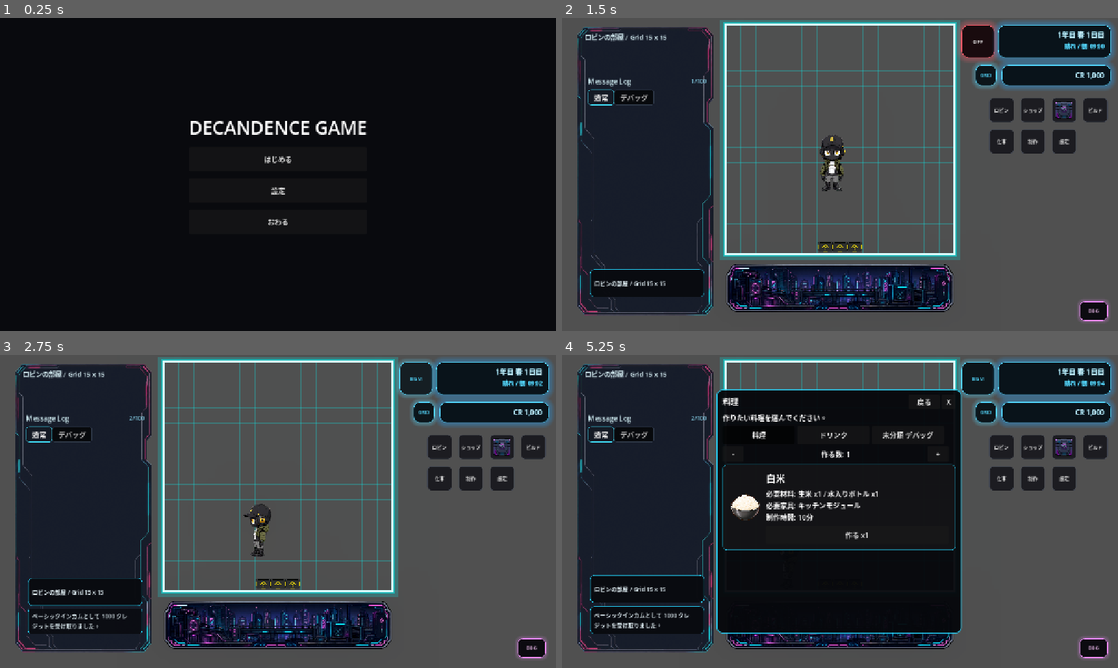
Above: before the commit, frames 1-4 (two rows, left to right).
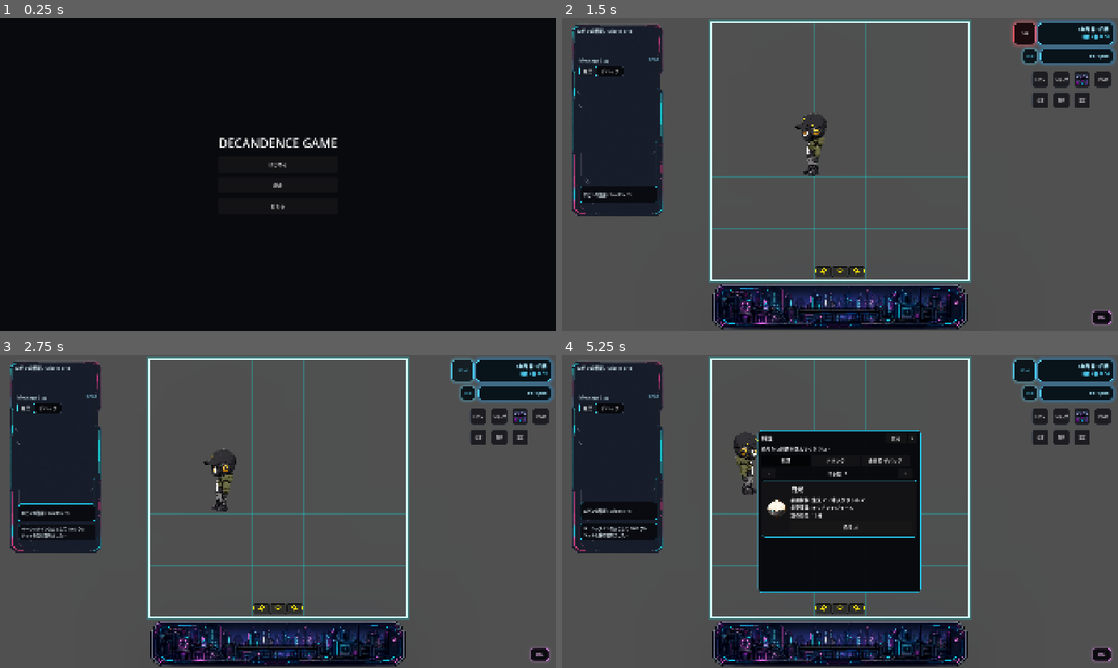
Above: after the commit, the same moments.

Repository: grimoire1089-coder/optimistic
Game: Godot game, scene res://Scenes/Boot/TitleScene.tscn
Two runs of this game, one before a commit and one after it. Both use one fixed random seed, a clock stepped at 60 frames per second and the inputs below. Sound files missing from this copy of the repository are replaced by a short silence.
Inputs:
- Up to frame 1 (0.25 s): no input
- Up to frame 2 (1.5 s): click "はじめる" at 0.5 s; click "BGM" at 1.25 s
- Up to frame 3 (2.75 s): click "OFF" at 2 s
- Up to frame 4 (5.25 s): click "ロビン" at 2.75 s; click "×" at 3.5 s; click "制作" at 4.25 s; click "料理" at 5 s

The runs differ from the first frame. In frame 1, 1.5% of the frame differs, in the area x 34-66%, y 32-67%; in frame 2, 39%; in frame 3, 39%; in frame 4, 50%, in the area x 1-100%, y 0-100%.

Commit message:
Update project

Diff:
--- a/Scenes/Characters/Robin/RobinWanderActor.tscn
+++ b/Scenes/Characters/Robin/RobinWanderActor.tscn
@@ -21,10 +21,10 @@
 [ext_resource type="Script" path="res://Scripts/Characters/Modules/AICharacterShowerFeedbackModule.gd" id="18_shower_feedback"]
 
 [sub_resource type="RectangleShape2D" id="RectangleShape2D_robin_collision"]
-size = Vector2(70.4, 70.4)
+size = Vector2(96, 96)
 
 [sub_resource type="RectangleShape2D" id="RectangleShape2D_click_area"]
-size = Vector2(70, 140)
+size = Vector2(96, 192)
 
 [node name="Robin" type="CharacterBody2D"]
 position = Vector2(576, 360)
@@ -41,7 +41,7 @@
 vframes = 4
 frame = 0
 centered = true
-scale = Vector2(0.32, 0.32)
+scale = Vector2(0.45714, 0.45714)
 
 [node name="CollisionShape2D" type="CollisionShape2D" parent="."]
 position = Vector2(0, 35.2)
@@ -68,7 +68,7 @@
 screen_margin = 96.0
 side_ui_margin = 280.0
 movement_area_provider_path = NodePath("../RobinRoomMap")
-visual_half_extents = Vector2(35, 70)
+visual_half_extents = Vector2(48, 96)
 
 [node name="AICharacterSleepBehaviorModule" type="Node" parent="." groups=["ai_movement_behavior"]]
 script = ExtResource("8_sleep_behavior")
@@ -76,7 +76,7 @@
 need_planner_path = NodePath("../AICharacterNeedsBundle/NeedDrivenAIPlanner")
 furniture_root_path = NodePath("../../RobinRoomMap/FurnitureRoot")
 actor_grid_footprint = Vector2i(2, 4)
-actor_visual_half_extents = Vector2(35, 70)
+actor_visual_half_extents = Vector2(48, 96)
 energy_recovery_per_game_minute = 0.31
 floor_sleep_energy_ratio = 0.01
 
@@ -176,7 +176,7 @@
 hygiene_behavior_path = NodePath("../AICharacterHygieneBehaviorModule")
 sleep_behavior_path = NodePath("../AICharacterSleepBehaviorModule")
 craft_behavior_path = NodePath("../AICharacterCraftBehaviorModule")
-bar_offset = Vector2(-42, -88)
+bar_offset = Vector2(-42, -116)
 bar_size = Vector2(84, 10)
 
 [node name="AICharacterActionItemDisplayModule" type="Node" parent="."]
@@ -193,6 +193,7 @@
 moving_bob_amount = 2.0
 moving_rotation_degrees = 0.8
 moving_scale_amount = 0.008
+fit_fallback_visible_frame_size = Vector2(202, 420)
 
 [node name="RobinMovementAreaFrame" type="Control" parent="."]
 script = ExtResource("5_movement_area_frame")
--- a/Scripts/Characters/Modules/AICharacterActionProgressBarModule.gd
+++ b/Scripts/Characters/Modules/AICharacterActionProgressBarModule.gd
@@ -5,7 +5,7 @@
 @export var hygiene_behavior_path: NodePath = NodePath("../AICharacterHygieneBehaviorModule")
 @export var sleep_behavior_path: NodePath = NodePath("../AICharacterSleepBehaviorModule")
 @export var craft_behavior_path: NodePath = NodePath("../AICharacterCraftBehaviorModule")
-@export var bar_offset: Vector2 = Vector2(-42.0, -88.0)
+@export var bar_offset: Vector2 = Vector2(-42.0, -116.0)
 @export var bar_size: Vector2 = Vector2(84.0, 10.0)
 @export var background_color: Color = Color(0.02, 0.025, 0.035, 0.82)
 @export var fill_color: Color = Color(0.1, 0.85, 1.0, 0.96)
--- a/Scripts/Characters/Modules/AICharacterSleepBehaviorModule.gd
+++ b/Scripts/Characters/Modules/AICharacterSleepBehaviorModule.gd
@@ -19,7 +19,7 @@
 @export var bedding_sleep_start_distance: float = 14.0
 @export var nearby_bedding_sleep_distance: float = 48.0
 @export var visual_bedding_overlap_sleep_enabled: bool = true
-@export var actor_visual_half_extents: Vector2 = Vector2(35.0, 70.0)
+@export var actor_visual_half_extents: Vector2 = Vector2(48.0, 96.0)
 @export var bedding_overlap_margin: float = 4.0
 @export var grid_arrival_distance: float = 6.0
 @export var wake_ratio: float = 0.98
--- a/Scripts/Characters/Robin/Modules/RobinMovementAreaFrame.gd
+++ b/Scripts/Characters/Robin/Modules/RobinMovementAreaFrame.gd
@@ -31,7 +31,7 @@
 	if _actor == null:
 		return
 
-	var area := _actor.get_visual_movement_area()
+	var area := _actor.get_grid_movement_area()
 	if area.size.x <= 0.0 or area.size.y <= 0.0:
 		return
 
--- a/Scripts/Characters/Robin/Modules/RobinRandomWanderModule.gd
+++ b/Scripts/Characters/Robin/Modules/RobinRandomWanderModule.gd
@@ -18,7 +18,7 @@
 
 # 枠線からキャラクター画像がはみ出さないよう、原点の移動範囲を内側へ縮める量です。
 # 物理コリジョンではなく、見た目サイズ用の余白です。
-@export var visual_half_extents: Vector2 = Vector2(48.0, 76.0)
+@export var visual_half_extents: Vector2 = Vector2(48.0, 96.0)
 @export var keep_visual_inside_frame: bool = true
 
 var _body: Node2D
--- a/Scripts/Characters/Robin/Modules/RobinWalkSpriteAnimator.gd
+++ b/Scripts/Characters/Robin/Modules/RobinWalkSpriteAnimator.gd
@@ -7,9 +7,17 @@
 @export var moving_rotation_degrees: float = 2.0
 @export var moving_scale_amount: float = 0.025
 @export var detect_position_delta_movement: bool = true
+@export var fit_to_room_grid: bool = true
+@export var room_map_path: NodePath = NodePath("../../RobinRoomMap")
+@export var fit_grid_cells: Vector2 = Vector2(2.0, 4.0)
+@export var fit_padding_pixels: Vector2 = Vector2.ZERO
+@export var fit_alpha_threshold: float = 0.03
+@export var fit_fallback_visible_frame_size: Vector2 = Vector2(202.0, 420.0)
+@export var fit_measure_texture_alpha_bounds: bool = false
 
 var _sprite: Sprite2D
 var _actor: Node2D
+var _room_map: RoomMapGridModule
 var _last_direction: Vector2 = Vector2.DOWN
 var _direction_cells: Dictionary = {}
 var _base_position: Vector2 = Vector2.ZERO
@@ -18,6 +26,8 @@
 var _motion_time: float = 0.0
 var _last_actor_position: Vector2 = Vector2.ZERO
 var _has_last_actor_position := false
+var _fit_source_visible_frame_size := Vector2.ZERO
+var _last_fit_cell_size := Vector2(-1.0, -1.0)
 
 
 func setup() -> void:
@@ -36,6 +46,8 @@
 	_base_position = _sprite.position
 	_base_scale = _sprite.scale
 	_base_rotation = _sprite.rotation
+	_fit_source_visible_frame_size = _get_source_visible_frame_size()
+	_apply_grid_fit_scale(true)
 	_apply_direction_frame(Vector2.DOWN)
 	_reset_motion_offsets()
 
@@ -43,6 +55,8 @@
 func update_animation(move_velocity: Vector2, fallback_direction: Vector2, delta: float) -> void:
 	if _sprite == null:
 		return
+
+	_apply_grid_fit_scale()
 
 	var effective_velocity := move_velocity
 	if detect_position_delta_movement and effective_velocity.length_squared() <= 1.0:
@@ -128,6 +142,117 @@
 	_sprite.position = _base_position
 	_sprite.rotation = _base_rotation
 	_sprite.scale = _base_scale
+
+
+func _apply_grid_fit_scale(force: bool = false) -> void:
+	if not fit_to_room_grid or _sprite == null:
+		return
+
+	var cell_size := _get_room_map_cell_size()
+	if not force and cell_size.is_equal_approx(_last_fit_cell_size):
+		return
+
+	_last_fit_cell_size = cell_size
+	var source_size := _fit_source_visible_frame_size
+	if source_size.x <= 0.0 or source_size.y <= 0.0:
+		source_size = fit_fallback_visible_frame_size
+
+	var target_size := Vector2(
+		maxf(cell_size.x * maxf(fit_grid_cells.x, 0.1) - fit_padding_pixels.x * 2.0, 1.0),
+		maxf(cell_size.y * maxf(fit_grid_cells.y, 0.1) - fit_padding_pixels.y * 2.0, 1.0)
+	)
+	var next_scale := minf(target_size.x / source_size.x, target_size.y / source_size.y)
+	next_scale = maxf(next_scale, 0.001)
+
+	var sign_x := -1.0 if _base_scale.x < 0.0 else 1.0
+	var sign_y := -1.0 if _base_scale.y < 0.0 else 1.0
+	_base_scale = Vector2(next_scale * sign_x, next_scale * sign_y)
+	_sprite.scale = _base_scale
+
+
+func _get_room_map_cell_size() -> Vector2:
+	if _room_map == null or not is_instance_valid(_room_map):
+		_room_map = get_node_or_null(room_map_path) as RoomMapGridModule
+	if _room_map == null:
+		return Vector2(48.0, 48.0)
+	return _room_map.get_cell_size()
+
+
+func _calculate_visible_frame_size() -> Vector2:
+	if _sprite == null or _sprite.texture == null:
+		return fit_fallback_visible_frame_size
+
+	var image := _sprite.texture.get_image()
+	if image == null or image.get_width() <= 0 or image.get_height() <= 0:
+		return fit_fallback_visible_frame_size
+
+	var frames_x := maxi(_sprite.hframes, 1)
+	var frames_y := maxi(_sprite.vframes, 1)
+	var frame_width := maxi(int(floor(float(image.get_width()) / float(frames_x))), 1)
+	var frame_height := maxi(int(floor(float(image.get_height()) / float(frames_y))), 1)
+	var max_visible_width := 0
+	var max_visible_height := 0
+
+	for frame_y in range(frames_y):
+		for frame_x in range(frames_x):
+			var bounds := _get_visible_bounds_for_frame(image, frame_x, frame_y, frame_width, frame_height)
+			if bounds.size.x > 0.0 and bounds.size.y > 0.0:
+				var centered_size := _get_centered_fit_size(bounds, Vector2(float(frame_width), float(frame_height)))
+				max_visible_width = maxi(max_visible_width, int(ceil(centered_size.x)))
+				max_visible_height = maxi(max_visible_height, int(ceil(centered_size.y)))
+
+	if max_visible_width <= 0 or max_visible_height <= 0:
+		return Vector2(float(frame_width), float(frame_height))
+
+	return Vector2(float(max_visible_width), float(max_visible_height))
+
+
+func _get_source_visible_frame_size() -> Vector2:
+	if not fit_measure_texture_alpha_bounds:
+		return fit_fallback_visible_frame_size
+	return _calculate_visible_frame_size()
+
+
+func _get_centered_fit_size(bounds: Rect2, frame_size: Vector2) -> Vector2:
+	var frame_center := frame_size * 0.5
+	var left_extent := maxf(frame_center.x - bounds.position.x, 0.0)
+	var right_extent := maxf(bounds.end.x - frame_center.x, 0.0)
+	var top_extent := maxf(frame_center.y - bounds.position.y, 0.0)
+	var bottom_extent := maxf(bounds.end.y - frame_center.y, 0.0)
+	return Vector2(maxf(left_extent, right_extent) * 2.0, maxf(top_extent, bottom_extent) * 2.0)
+
+
+func _get_visible_bounds_for_frame(
+	image: Image,
+	frame_x: int,
+	frame_y: int,
+	frame_width: int,
+	frame_height: int
+) -> Rect2:
+	var min_x := frame_width
+	var min_y := frame_height
+	var max_x := -1
+	var max_y := -1
+	var origin_x := frame_x * frame_width
+	var origin_y := frame_y * frame_height
+
+	for y in range(frame_height):
+		for x in range(frame_width):
+			var alpha := image.get_pixel(origin_x + x, origin_y + y).a
+			if alpha <= fit_alpha_threshold:
+				continue
+			min_x = mini(min_x, x)
+			min_y = mini(min_y, y)
+			max_x = maxi(max_x, x)
+			max_y = maxi(max_y, y)
+
+	if max_x < min_x or max_y < min_y:
+		return Rect2()
+
+	return Rect2(
+		Vector2(float(min_x), float(min_y)),
+		Vector2(float(max_x - min_x + 1), float(max_y - min_y + 1))
+	)
 
 
 func _direction_to_key(direction: Vector2) -> String:
--- a/Scripts/Characters/Robin/RobinWanderActor.gd
+++ b/Scripts/Characters/Robin/RobinWanderActor.gd
@@ -191,6 +191,13 @@
 	return wander_module.get_visual_movement_area()
 
 
+func get_grid_movement_area() -> Rect2:
+	var room_map := _get_room_map()
+	if room_map != null:
+		return room_map.get_grid_rect()
+	return get_visual_movement_area()
+
+
 func get_needs_module() -> CharacterNeedsModule:
 	return needs_module
 
--- a/Scripts/Maps/RoomMapGridModule.gd
+++ b/Scripts/Maps/RoomMapGridModule.gd
@@ -179,8 +179,9 @@
 	if visual_rect.size.x <= 0.0 or visual_rect.size.y <= 0.0:
 		return
 
+	var grid_rect := get_grid_rect()
 	if show_neon_frame:
-		_draw_neon_frame(visual_rect)
+		_draw_neon_frame(grid_rect)
 
 	if show_grid:
 		_draw_grid()
--- a/Scripts/Scenes/Boot/TitleScene.gd
+++ b/Scripts/Scenes/Boot/TitleScene.gd
@@ -6,7 +6,7 @@
 @export var auto_fullscreen_on_matching_monitor: bool = true
 @export var fullscreen_monitor_size: Vector2i = Vector2i(1920, 1080)
 @export var allow_same_aspect_fullscreen: bool = true
-@export var apply_fullscreen_in_editor: bool = false
+@export var apply_fullscreen_in_editor: bool = true
 
 @onready var start_button: Button = $CenterContainer/CenterBox/StartButton
 @onready var options_button: Button = $CenterContainer/CenterBox/OptionsButton
--- a/project.godot
+++ b/project.godot
@@ -28,8 +28,8 @@
 
 [display]
 
-window/size/viewport_width=1280
-window/size/viewport_height=720
+window/size/viewport_width=1920
+window/size/viewport_height=1080
 window/stretch/mode="canvas_items"
 
 [physics]
